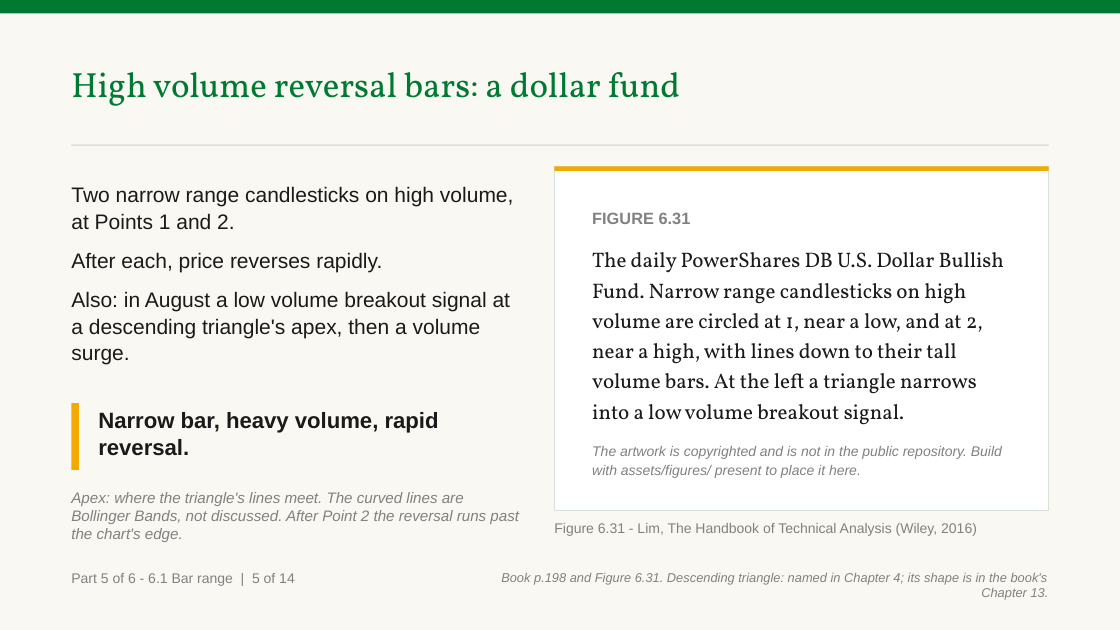
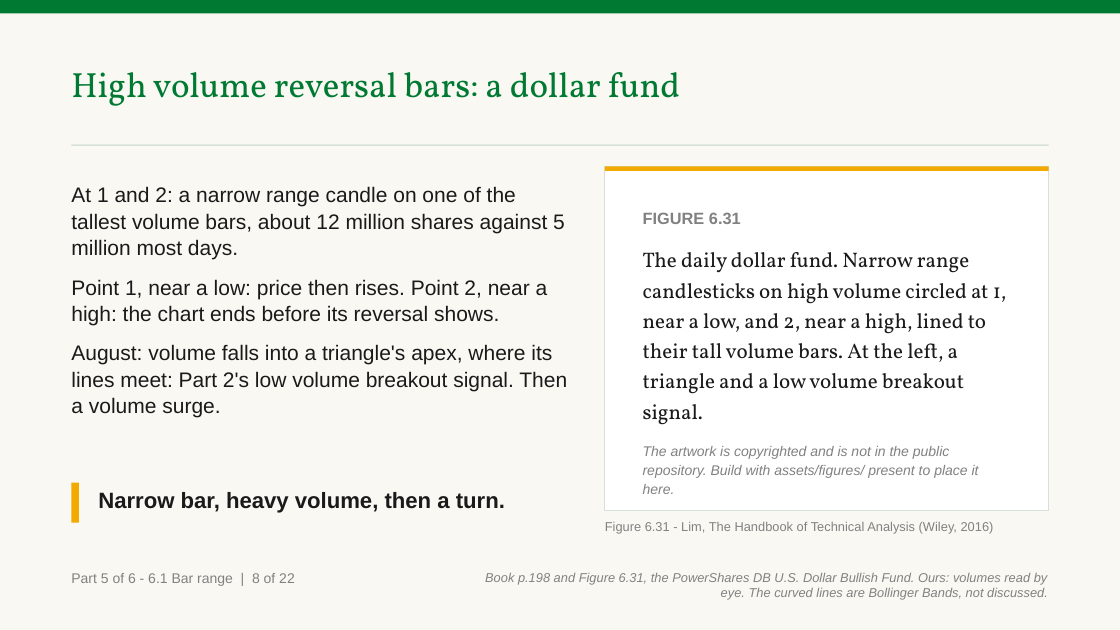
Before and after one commit to benjiesotelo-sudo/Telos_FIN1209, a slide deck: slide 121 of chapter-06/FIN1209-Chapter-06.pptx (slide 118 before the commit). Drawn at 1120x630 pixels with LibreOffice and Linux fonts; fonts in the diff are those of the drawing. Boxes give left, top, right and bottom in pixels: in the first picture for what was removed or moved away, otherwise in the second. Text is boxed around its words. In the diff, an @@ line names an element or a change of style, - is before the commit and + after.

```diff
--- a/chapter-06/FIN1209-Chapter-06.pptx
+++ b/chapter-06/FIN1209-Chapter-06.pptx
@@ rectangle resized from (x1=555, y1=166, x2=1049, y2=511) to (x1=605, y1=166, x2=1049, y2=511) @@
@@ rectangle resized from (x1=555, y1=166, x2=1049, y2=171) to (x1=605, y1=166, x2=1049, y2=171) @@
@@ text at (x1=71, y1=186, x2=567, y2=418): text changed @@
-Two narrow range candlesticks on high volume, at Points 1 and 2.
-After each, price reverses rapidly.
-Also: in August a low volume breakout signal at a descending triangle's apex, then a volume surge.
+At 1 and 2: a narrow range candle on one of the tallest volume bars, about 12 million shares against 5 million most days.
+Point 1, near a low: price then rises. Point 2, near a high: the chart ends before its reversal shows.
+August: volume falls into a triangle's apex, where its lines meet: Part 2's low volume breakout signal. Then a volume surge.
@@ text "FIGURE 6.31" moved from (x1=592, y1=252, x2=1004, y2=478) to (x1=643, y1=212, x2=1007, y2=494) @@
@@ text at (x1=643, y1=252, x2=1007, y2=425): text changed @@
-The daily PowerShares DB U.S. Dollar Bullish Fund. Narrow range candlesticks on high volume are circled at 1, near a low, and at 2, near a high, with lines down to their tall volume bars. At the left a triangle narrows into a low volume breakout signal.
+The daily dollar fund. Narrow range candlesticks on high volume circled at 1, near a low, and 2, near a high, lined to their tall volume bars. At the left, a triangle and a low volume breakout signal.
@@ rectangle resized from (x1=71, y1=403, x2=79, y2=470) to (x1=71, y1=483, x2=79, y2=523) @@
@@ text removed at (x1=71, y1=492, x2=519, y2=542) @@
-Apex: where the triangle's lines meet. The curved lines are Bollinger Bands, not discussed. After Point 2 the reversal runs past the chart's edge.
@@ text at (x1=98, y1=492, x2=505, y2=513): text changed @@
-Narrow bar, heavy volume, rapid reversal.
+Narrow bar, heavy volume, then a turn.
@@ text "Figure 6.31 - Lim, The ..." moved from (x1=554, y1=523, x2=977, y2=536) to (x1=605, y1=522, x2=994, y2=534) @@
@@ text "Figure 6.31 - Lim, The ..." at (x1=605, y1=522, x2=994, y2=534): size 12 to 11 pt @@
@@ text at (x1=71, y1=573, x2=295, y2=586): text changed @@
-Part 5 of 6 - 6.1 Bar range | 5 of 14
+Part 5 of 6 - 6.1 Bar range | 8 of 22
@@ text at (x1=485, y1=573, x2=1048, y2=600): text changed @@
-Book p.198 and Figure 6.31. Descending triangle: named in Chapter 4; its shape is in the book's Chapter 13.
+Book p.198 and Figure 6.31, the PowerShares DB U.S. Dollar Bullish Fund. Ours: volumes read by eye. The curved lines are Bollinger Bands, not discussed.
```
Also in this commit, not shown: 13 other slides changed, 8 slides added, 2 other files.
